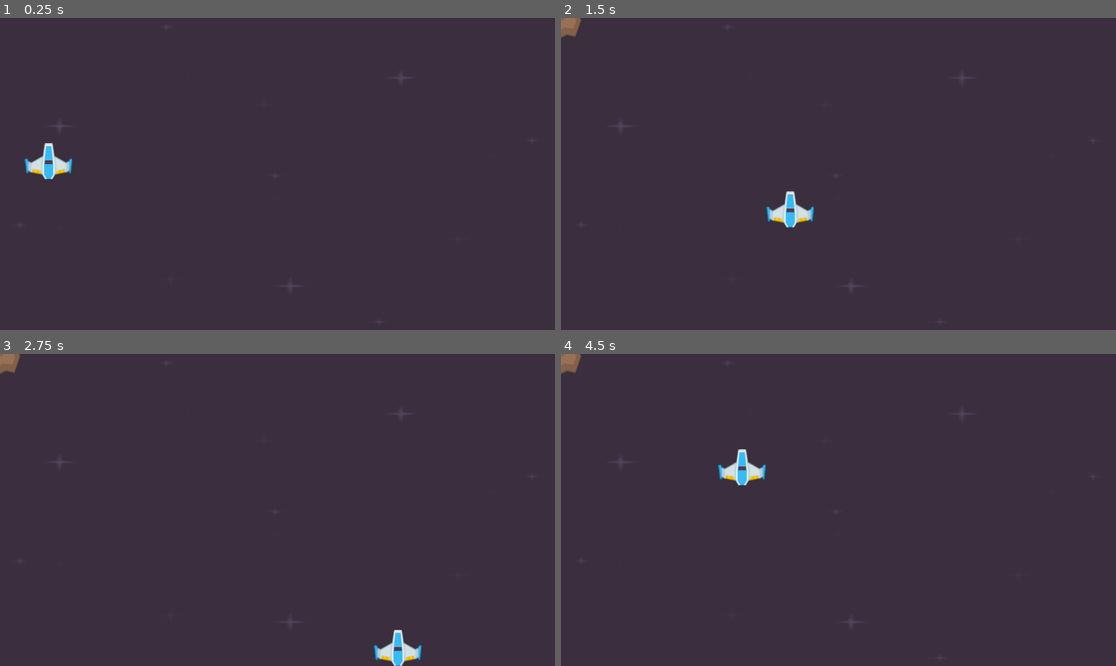
Above: before the commit, frames 1-4 (two rows, left to right).
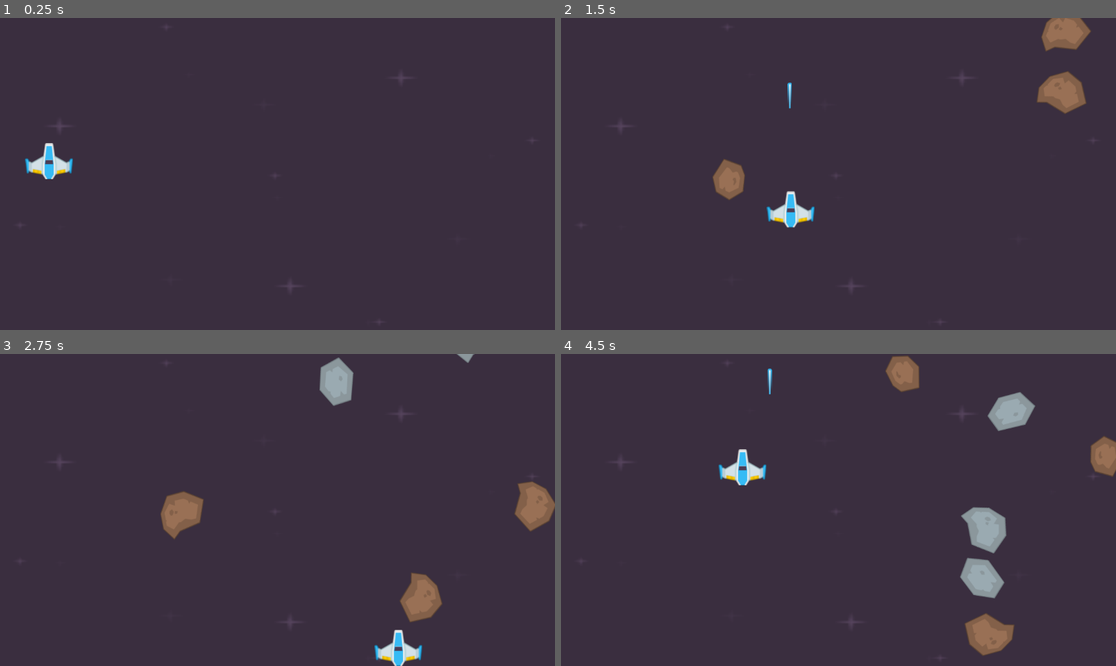
Above: after the commit, the same moments.

Repository: Finnlomm/ErstesGodotProjekt
Game: Godot game, scene res://scenes/level.tscn
The game is run twice, just before and just after one commit, with the same random seed, the same clock (stepped at 60 frames per second) and the same inputs.
Inputs:
- Up to frame 1 (0.25 s): no input
- Up to frame 2 (1.5 s): hold D (Move_right) 0.53-1.28 s; tap Space (Shoot, bound only after the commit) at 0.6, 1.35 s; hold S (Move_down) from 1.28 s (still down)
- Up to frame 3 (2.75 s): release S (Move_down) at 2.03 s; hold D (Move_right) from 2.03 s (still down); tap Space (Shoot, bound only after the commit) at 2.1 s
- Up to frame 4 (4.5 s): release D (Move_right) at 2.78 s; hold W (Move_up) 2.78-3.53 s; tap Space (Shoot, bound only after the commit) at 2.85, 3.6, 4.35 s; hold A (Move_left) from 3.53 s (still down)

The runs differ from the first frame. In frame 1, 0.2% of the frame differs, in the area x 4-14%, y 40-52%; in frame 2, 2.5%; in frame 3, 3.5%; in frame 4, 4.5%, in the area x 0-100%, y 0-97%.

Commit message:
Meteoren gefixt und Laser hinzugefügt + Laser Cooldown

Diff:
--- a/project.godot
+++ b/project.godot
@@ -8,11 +8,15 @@
 
 config_version=5
 
+[animation]
+
+compatibility/default_parent_skeleton_in_mesh_instance_3d=true
+
 [application]
 
 config/name="Test"
 run/main_scene="res://scenes/level.tscn"
-config/features=PackedStringArray("4.3", "Forward Plus")
+config/features=PackedStringArray("4.6", "Forward Plus")
 config/icon="res://icon.svg"
 
 [input]
@@ -37,3 +41,15 @@
 "events": [Object(InputEventKey,"resource_local_to_scene":false,"resource_name":"","device":-1,"window_id":0,"alt_press …(192 unchanged characters)…
 ]
 }
+Shoot={
+"deadzone": 0.2,
+"events": [Object(InputEventKey,"resource_local_to_scene":false,"resource_name":"","device":-1,"window_id":0,"alt_pressed":false,"shift_pressed":false,"ctrl_pressed":false,"meta_pressed":false,"pressed":false,"keycode":0,"physical_keycode":32,"key_label":0,"unicode":32,"location":0,"echo":false,"script":null)
+]
+}
+
+[layer_names]
+
+2d_physics/layer_1="Player"
+2d_physics/layer_2="Meteor"
+2d_physics/layer_3="Walls"
+2d_physics/layer_4="Laser"
--- /dev/null
+++ b/scenes/laser.gd
@@ -0,0 +1,7 @@
+extends Area2D
+
+@export var speed = 1000
+
+# Called every frame. 'delta' is the elapsed time since the previous frame.
+func _process(delta: float) -> void:
+	position.y -= delta * speed
--- a/scenes/laser.tscn
+++ b/scenes/laser.tscn
@@ -1,15 +1,19 @@
-[gd_scene load_steps=3 format=3 uid="uid://d1eoo7qqcop6t"]
+[gd_scene format=3 uid="uid://d1eoo7qqcop6t"]
 
+[ext_resource type="Script" uid="uid://dtobg446unbh3" path="res://scenes/laser.gd" id="1_a7dhc"]
 [ext_resource type="Texture2D" uid="uid://dp0r8k20g76k4" path="res://assets/PNG/Lasers/laserBlue01.png" id="1_q82qp"]
 
 [sub_resource type="CapsuleShape2D" id="CapsuleShape2D_v6tch"]
 radius = 5.0
 height = 54.0
 
-[node name="Laser" type="Area2D"]
+[node name="Laser" type="Area2D" unique_id=2068677452]
+collision_layer = 8
+collision_mask = 2
+script = ExtResource("1_a7dhc")
 
-[node name="Sprite2D" type="Sprite2D" parent="."]
+[node name="Sprite2D" type="Sprite2D" parent="." unique_id=2143151748]
 texture = ExtResource("1_q82qp")
 
-[node name="CollisionShape2D" type="CollisionShape2D" parent="."]
+[node name="CollisionShape2D" type="CollisionShape2D" parent="." unique_id=790986595]
 shape = SubResource("CapsuleShape2D_v6tch")
--- a/scenes/level.gd
+++ b/scenes/level.gd
@@ -1,11 +1,18 @@
 extends Node2D
 
-#1. load the scene
-var meteor_scene: PackedScene = load("res://scenes/meteor.tscn")
+# 1. Lade die Meteor-Szene
+var meteor_scene: PackedScene = preload("res://scenes/meteor.tscn")
+var laser_scene: PackedScene = preload("res://scenes/laser.tscn")
+
+func _ready():
+	pass  # Timer startet automatisch, da 'Autostart' aktiviert ist
 
 func _on_meteor_timer_timeout() -> void:
-	# 2.create an instance
 	var meteor = meteor_scene.instantiate()
+	$Meteors.add_child(meteor)
 
-	#3. attach the node to the scene
-	$Meteors.add_child(meteor)
+
+func _on_player_laser(pos) -> void:
+	var laser = laser_scene.instantiate()
+	$Lasers.add_child(laser)
+	laser.position = pos
--- a/scenes/level.tscn
+++ b/scenes/level.tscn
@@ -10,41 +10,46 @@
 [sub_resource type="RectangleShape2D" id="RectangleShape2D_3ckks"]
 size = Vector2(1185, 45)
 
-[node name="Level" type="Node2D"]
+[node name="Level" type="Node2D" unique_id=1648725561]
 script = ExtResource("1_evuum")
 
-[node name="BG" type="Sprite2D" parent="."]
-position = Vector2(578, 327)
+[node name="BG" type="Sprite2D" parent="." unique_id=1398923959]
+position = Vector2(578.00006, 327)
 scale = Vector2(4.602, 2.637)
 texture = ExtResource("1_ks4kh")
 
-[node name="Player" parent="." instance=ExtResource("2_emnr6")]
+[node name="Player" parent="." unique_id=1897280640 instance=ExtResource("2_emnr6")]
 position = Vector2(38, 226)
 
-[node name="Borders" type="Node2D" parent="."]
+[node name="Borders" type="Node2D" parent="." unique_id=159955447]
 
-[node name="StaticBody2D" type="StaticBody2D" parent="Borders"]
+[node name="StaticBody2D" type="StaticBody2D" parent="Borders" unique_id=415818324]
 position = Vector2(324, -29)
+collision_layer = 4
 
-[node name="CollisionShape2D" type="CollisionShape2D" parent="Borders/StaticBody2D"]
+[node name="CollisionShape2D" type="CollisionShape2D" parent="Borders/StaticBody2D" unique_id=1388223567]
 position = Vector2(-357, 354)
 shape = SubResource("RectangleShape2D_ybbgn")
 
-[node name="CollisionShape2D2" type="CollisionShape2D" parent="Borders/StaticBody2D"]
+[node name="CollisionShape2D2" type="CollisionShape2D" parent="Borders/StaticBody2D" unique_id=236851619]
 position = Vector2(863, 352)
 shape = SubResource("RectangleShape2D_ybbgn")
 
-[node name="CollisionShape2D3" type="CollisionShape2D" parent="Borders/StaticBody2D"]
+[node name="CollisionShape2D3" type="CollisionShape2D" parent="Borders/StaticBody2D" unique_id=434681219]
 position = Vector2(254.5, 4.5)
 shape = SubResource("RectangleShape2D_3ckks")
 
-[node name="CollisionShape2D4" type="CollisionShape2D" parent="Borders/StaticBody2D"]
+[node name="CollisionShape2D4" type="CollisionShape2D" parent="Borders/StaticBody2D" unique_id=953124131]
 position = Vector2(254.5, 700.5)
 shape = SubResource("RectangleShape2D_3ckks")
 
-[node name="MeteorTimer" type="Timer" parent="."]
+[node name="MeteorTimer" type="Timer" parent="." unique_id=521218367]
+wait_time = 0.384
 autostart = true
 
-[node name="Meteors" type="Node2D" parent="."]
+[node name="Meteors" type="Node2D" parent="." unique_id=1040502526]
 
+[node name="Lasers" type="Node2D" parent="." unique_id=510464786]
+
+[connection signal="laser" from="Player" to="." method="_on_player_laser"]
 [connection signal="timeout" from="MeteorTimer" to="." method="_on_meteor_timer_timeout"]
--- a/scenes/meteor.gd
+++ b/scenes/meteor.gd
@@ -1,6 +1,41 @@
 extends Area2D
 
+@export var meteor_sprites: Array[Texture2D] = []
+@export var min_speed := 200
+@export var max_speed := 500
+@export var min_rotation_speed := -180.0
+@export var max_rotation_speed := 180.0
 
+var speed := 0
+var direction := Vector2.DOWN
+var rotation_speed := 0.0
 
-func _on_body_entered(body: Node2D) -> void:
-	print("Body entered") # Replace with function body.
+func _ready():
+	var rng = RandomNumberGenerator.new()
+	rng.randomize()
+
+	# Zufällige Grafik
+	if meteor_sprites.size() > 0:
+		$Meteor.texture = meteor_sprites[rng.randi() % meteor_sprites.size()]
+
+	# Zufällige Geschwindigkeit
+	speed = rng.randf_range(min_speed, max_speed)
+
+	# Zufällige Richtung (leicht schräg nach unten)
+	var random_angle = rng.randf_range(-0.5, 0.5)
+	direction = Vector2.DOWN.rotated(random_angle)
+
+	# Zufällige Rotationsgeschwindigkeit
+	rotation_speed = rng.randf_range(min_rotation_speed, max_rotation_speed)
+
+	# Startposition: Zufällige X-Position, aber oberhalb des Bildschirms
+	var viewport_rect = get_viewport().get_visible_rect()
+	position.x = rng.randi_range(0, int(viewport_rect.size.x))
+	position.y = viewport_rect.position.y - 50  # 50 Pixel oberhalb des sichtbaren Bereichs
+
+func _physics_process(delta: float) -> void:
+	position += direction * speed * delta
+	rotation_degrees += rotation_speed * delta
+
+func _on_body_entered() -> void:
+	queue_free()
--- a/scenes/meteor.tscn
+++ b/scenes/meteor.tscn
@@ -1,20 +1,29 @@
-[gd_scene load_steps=4 format=3 uid="uid://bjq2xxtfn8tnc"]
+[gd_scene format=3 uid="uid://bjq2xxtfn8tnc"]
 
 [ext_resource type="Texture2D" uid="uid://dbiul40733whf" path="res://assets/PNG/Meteors/meteorBrown_big1.png" id="1_bw14h"]
-[ext_resource type="Script" path="res://scenes/meteor.gd" id="1_trr4e"]
+[ext_resource type="Script" uid="uid://drk3rgc3itrfx" path="res://scenes/meteor.gd" id="1_trr4e"]
+[ext_resource type="Texture2D" uid="uid://d080ums7io3as" path="res://assets/PNG/Meteors/meteorBrown_big2.png" id="3_stakr"]
+[ext_resource type="Texture2D" uid="uid://dhq8lwrcwk6yr" path="res://assets/PNG/Meteors/meteorBrown_big4.png" id="4_88cbt"]
+[ext_resource type="Texture2D" uid="uid://cr0f31uswexce" path="res://assets/PNG/Meteors/meteorGrey_big2.png" id="5_wsx3o"]
+[ext_resource type="Texture2D" uid="uid://c5vk6b3q2s176" path="res://assets/PNG/Meteors/meteorGrey_big4.png" id="6_wgl6k"]
+[ext_resource type="Texture2D" uid="uid://ctvd1e754fsps" path="res://assets/PNG/Meteors/meteorBrown_big3.png" id="7_ux51p"]
+[ext_resource type="Texture2D" uid="uid://feew6beghg5" path="res://assets/PNG/Meteors/meteorGrey_big1.png" id="8_qov7x"]
 
 [sub_resource type="CircleShape2D" id="CircleShape2D_bttyy"]
 radius = 40.1123
 
-[node name="Meteor" type="Area2D"]
+[node name="Meteor" type="Area2D" unique_id=1708423668]
+collision_layer = 2
+collision_mask = 9
 script = ExtResource("1_trr4e")
+meteor_sprites = Array[Texture2D]([ExtResource("1_bw14h"), ExtResource("3_stakr"), ExtResource("4_88cbt"), ExtResource("5_wsx3o"), ExtResource("6_wgl6k"), ExtResource("7_ux51p"), ExtResource("8_qov7x")])
 
-[node name="Meteor" type="Sprite2D" parent="."]
+[node name="Meteor" type="Sprite2D" parent="." unique_id=247429176]
 position = Vector2(4, 6)
 scale = Vector2(0.767327, 1.02381)
 texture = ExtResource("1_bw14h")
 
-[node name="CollisionShape2D" type="CollisionShape2D" parent="."]
+[node name="CollisionShape2D" type="CollisionShape2D" parent="." unique_id=579110260]
 position = Vector2(4, 4)
 shape = SubResource("CircleShape2D_bttyy")
 
--- a/scenes/player.tscn
+++ b/scenes/player.tscn
@@ -1,15 +1,24 @@
-[gd_scene load_steps=3 format=3 uid="uid://cex568c6nms1"]
+[gd_scene format=3 uid="uid://cex568c6nms1"]
 
 [ext_resource type="Texture2D" uid="uid://d21lgu2o23g8a" path="res://assets/PNG/playerShip1_blue.png" id="1_h4a48"]
-[ext_resource type="Script" path="res://scenes/player_image.gd" id="2_hijp0"]
+[ext_resource type="Script" uid="uid://dj4j4vteiv6j" path="res://scenes/player_image.gd" id="2_hijp0"]
 
-[node name="Player" type="CharacterBody2D"]
+[node name="Player" type="CharacterBody2D" unique_id=1240148907]
+position = Vector2(1, 0)
+collision_mask = 6
 script = ExtResource("2_hijp0")
 
-[node name="PlayerImage" type="Sprite2D" parent="."]
-position = Vector2(1, -2)
+[node name="PlayerImage" type="Sprite2D" parent="." unique_id=193021970]
+position = Vector2(2, -2)
 texture = ExtResource("1_h4a48")
 
-[node name="CollisionPolygon2D" type="CollisionPolygon2D" parent="."]
+[node name="CollisionPolygon2D" type="CollisionPolygon2D" parent="." unique_id=125503709]
 position = Vector2(1, 0)
 polygon = PackedVector2Array(9, -40, -8, -40, -11, -14, -34, -1, -44, -10, -50, -10, -47, 22, -13, 25, -7, 35, 8, 36, 16, 24, 48, 23, 51, -9, 45, -9, 37, 0, 14, -13)
+
+[node name="LaserStartPosition" type="Marker2D" parent="." unique_id=519664610]
+position = Vector2(0, -64)
+
+[node name="LaserCooldownTimer" type="Timer" parent="." unique_id=970093125]
+wait_time = 0.5
+one_shot = true
--- a/scenes/player_image.gd
+++ b/scenes/player_image.gd
@@ -1,6 +1,8 @@
 extends CharacterBody2D
 
 var speed : int= 500;
+signal laser(position)
+@onready var laser_cooldown_timer = $LaserCooldownTimer
 
 # Called when the node enters the scene tree for the first time.
 func _ready() -> void:
@@ -8,7 +10,11 @@
 
 
 # Called every frame. 'delta' is the elapsed time since the previous frame.
-func _process(delta: float) -> void:
+func _process(_delta: float) -> void:
 	var direction = Input.get_vector("Move_left", "Move_right", "Move_up","Move_down")
 	velocity = direction * speed
 	move_and_slide()
+
+	if Input.is_action_just_pressed("Shoot") and laser_cooldown_timer.is_stopped():
+		laser.emit($LaserStartPosition.global_position)
+		laser_cooldown_timer.start()
Not shown, changed: assets/Backgrounds/black.png.import
Not shown, changed: assets/Backgrounds/blue.png.import
Not shown, changed: assets/Backgrounds/darkPurple.png.import
Not shown, changed: assets/Backgrounds/purple.png.import
Not shown, changed: assets/Bonus/kenvector_future.ttf.import
Not shown, changed: assets/Bonus/kenvector_future_thin.ttf.import
Not shown, changed: assets/PNG/Damage/playerShip1_damage1.png.import
Not shown, changed: assets/PNG/Damage/playerShip1_damage2.png.import
Not shown, changed: assets/PNG/Damage/playerShip1_damage3.png.import
Not shown, changed: assets/PNG/Damage/playerShip2_damage1.png.import
Not shown, changed: assets/PNG/Damage/playerShip2_damage2.png.import
Not shown, changed: assets/PNG/Damage/playerShip2_damage3.png.import
(and 298 more such lines)
